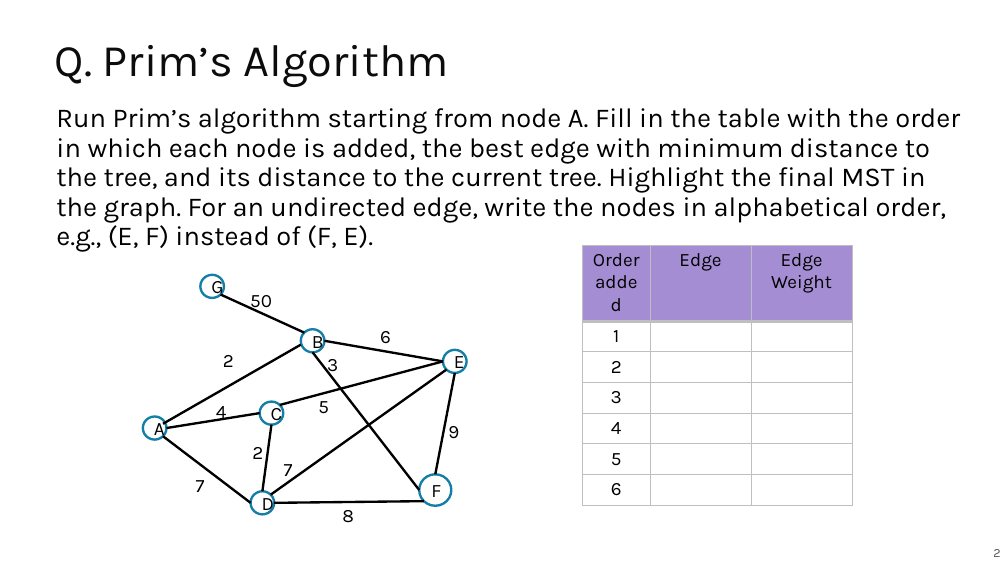
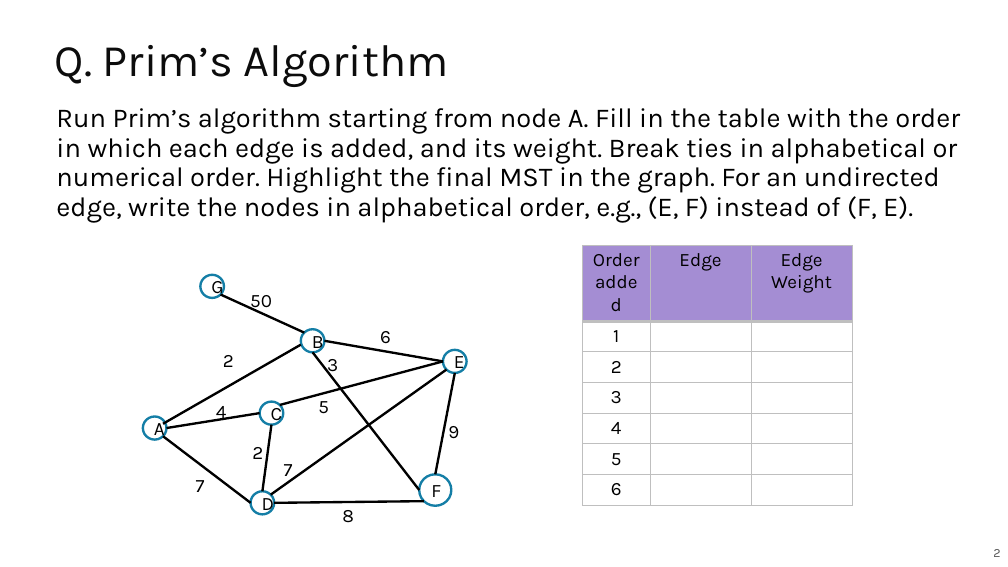
Before and after one commit to guhofstra/CSC111Fa25, a slide deck: slide 2 of PPTs/Lecture 14 Exercises ANS.pptx. Drawn at 1008x567 pixels with LibreOffice and Linux fonts; fonts in the diff are those of the drawing. Boxes give left, top, right and bottom in pixels: in the first picture for what was removed or moved away, otherwise in the second. Text is boxed around its words. In the diff, an @@ line names an element or a change of style, - is before the commit and + after.

```diff
--- a/PPTs/Lecture 14 Exercises ANS.pptx
+++ b/PPTs/Lecture 14 Exercises ANS.pptx
@@ text at [56,108,960,223]: text changed @@
-Run Prim’s algorithm starting from node A. Fill in the table with the order in which each node is added, the best edge with minimum distance to the tree, and its distance to the current tree. Highlight the final MST in the graph. For an undirected edge, write the nodes in alphabetical order, e.g., (E, F) instead of (F, E).
+Run Prim’s algorithm starting from node A. Fill in the table with the order in which each edge is added, and its weight. Break ties in alphabetical or numerical order. Highlight the final MST in the graph. For an undirected edge, write the nodes in alphabetical order, e.g., (E, F) instead of (F, E).
```
Also in this commit, not shown: 1 other slide changed, 7 other files.
